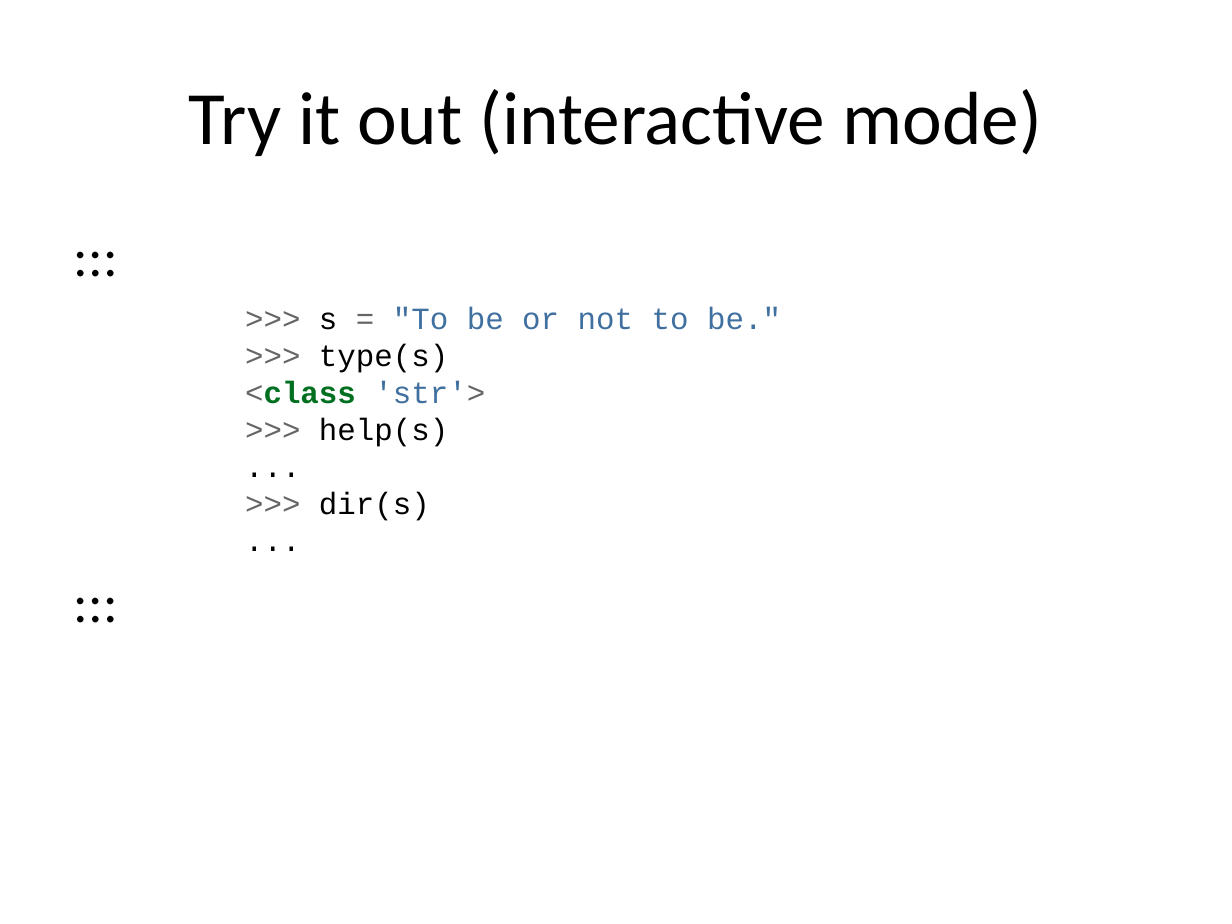
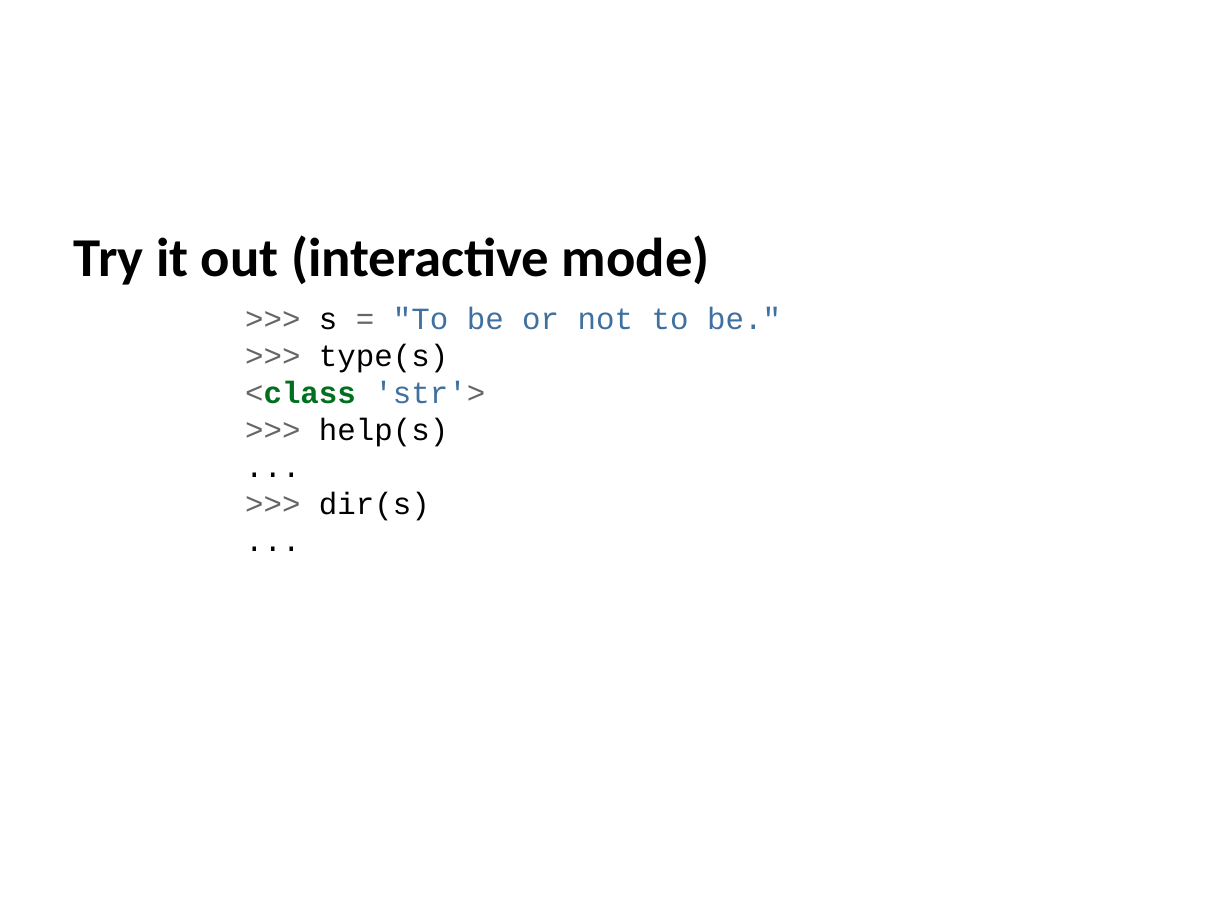
Before and after one commit to jwestgard/inst326, a slide deck: slide 5 of modules/module03/slides.pptx. Drawn at 1232x924 pixels with LibreOffice and Linux fonts; fonts in the diff are those of the drawing. Boxes give left, top, right and bottom in pixels: in the first picture for what was removed or moved away, otherwise in the second. Text is boxed around its words. In the diff, an @@ line names an element or a change of style, - is before the commit and + after.

```diff
--- a/modules/module03/slides.pptx
+++ b/modules/module03/slides.pptx
@@ title removed at (189, 89, 1041, 156) @@
-Try it out (interactive mode)
@@ text at (74, 235, 781, 521): paragraph removed @@
-:::
@@ text at (74, 235, 710, 285): text changed; bold on @@
-:::
+Try it out (interactive mode)
```
Also in this commit, not shown: 25 other slides changed, 6 slides added, 1 slide removed, 25 other files.
